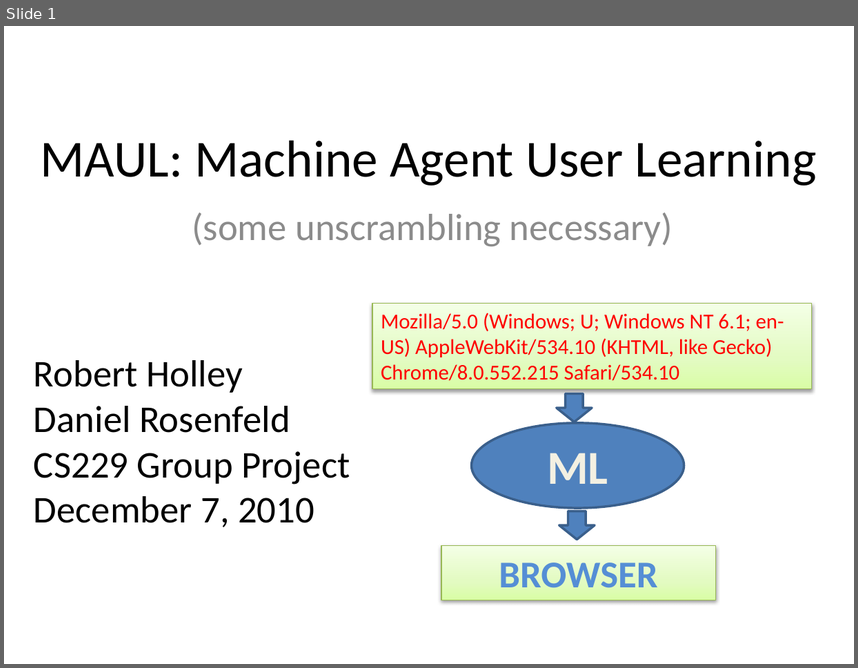
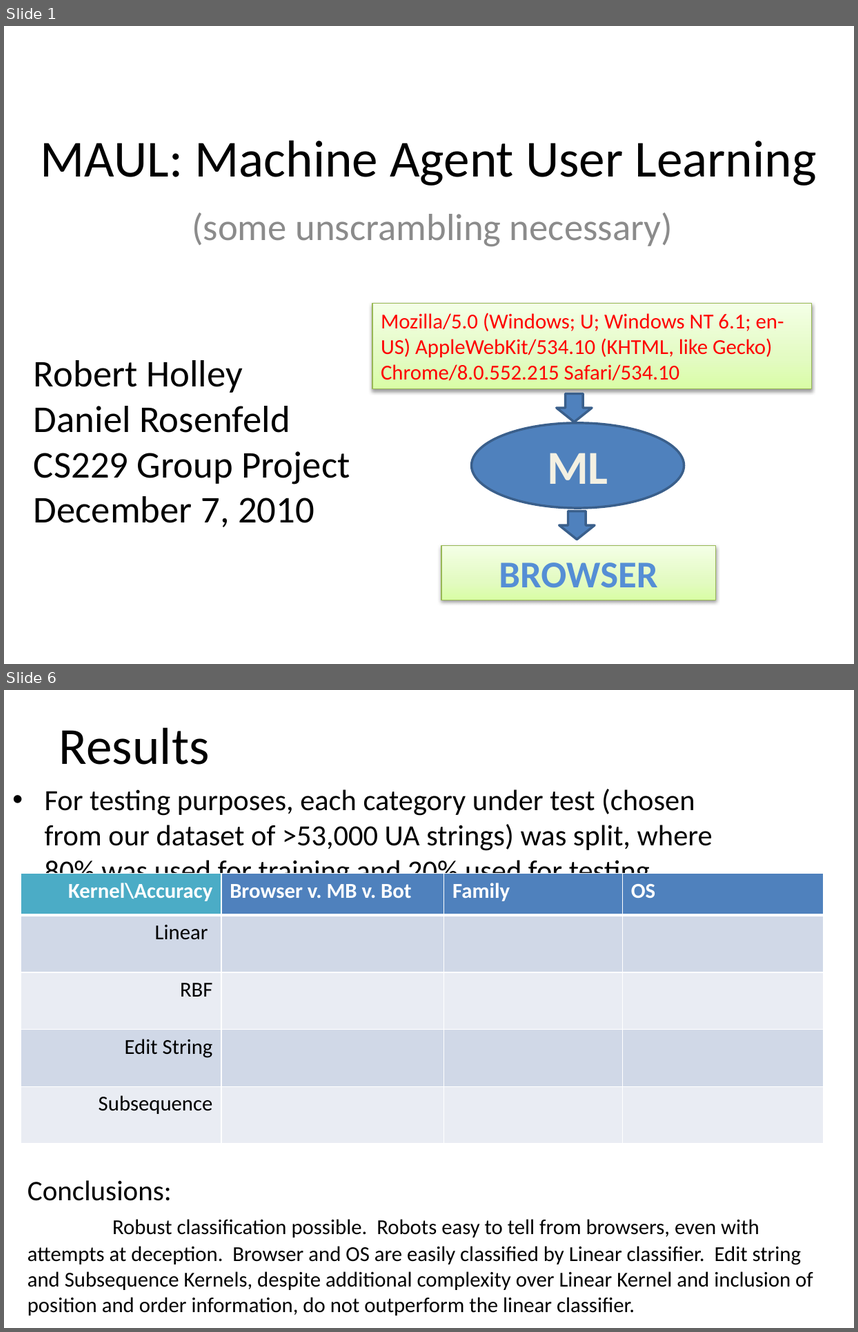
Before and after one commit to bholley/maul, a slide deck: poster/poster.pptx. Shown one above the other, each under a label of ours: slide 1 before the commit, slides 1 and 6 after it; the slides between them are not shown. The pictures are 858x668 and 858x1332 pixels, drawn with LibreOffice and Linux fonts; fonts in the diff are those of the drawing. Boxes give left, top, right and bottom in pixels: in the first picture for what was removed or moved away, otherwise in the second. Text is boxed around its words. In the diff, an @@ line names an element or a change of style, - is before the commit and + after.

```diff
--- a/poster/poster.pptx
+++ b/poster/poster.pptx
@@ slide 6 added at [4, 690, 854, 1328], background #FFFFFF @@
@@ title added at [59, 727, 210, 765], 44 pt, text #000000 @@
+Results
@@ text added at [45, 789, 713, 888], 24.8 pt, text #000000 @@
+• For testing purposes, each category under test (chosen from our dataset of >53,000 UA strings) was split, where 80% was used for training and 20% used for testing.
@@ table added at [21, 874, 824, 1144], 5 rows, 4 columns @@
+Kernel\Accuracy | Browser v. MB v. Bot | Family | OS
+Linear |  |  | 
+RBF |  |  | 
+Edit String |  |  | 
+Subsequence |  |  | 
@@ text added at [27, 1180, 813, 1315], 18 pt, text #000000 @@
+Conclusions:
+Robust classification possible. Robots easy to tell from browsers, even with attempts at deception. Browser and OS are easily classified by Linear classifier. Edit string and Subsequence Kernels, despite additional complexity over Linear Kernel and inclusion of position and order information, do not outperform the linear classifier.
```
Also in this commit, not shown: 4 slides changed, 1 slide removed, 1 other file.
